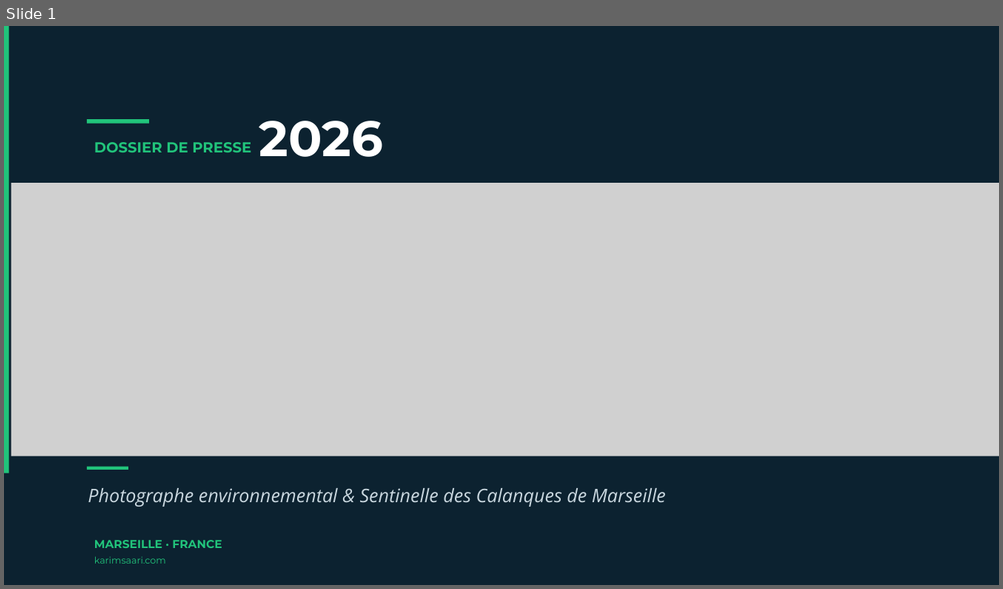
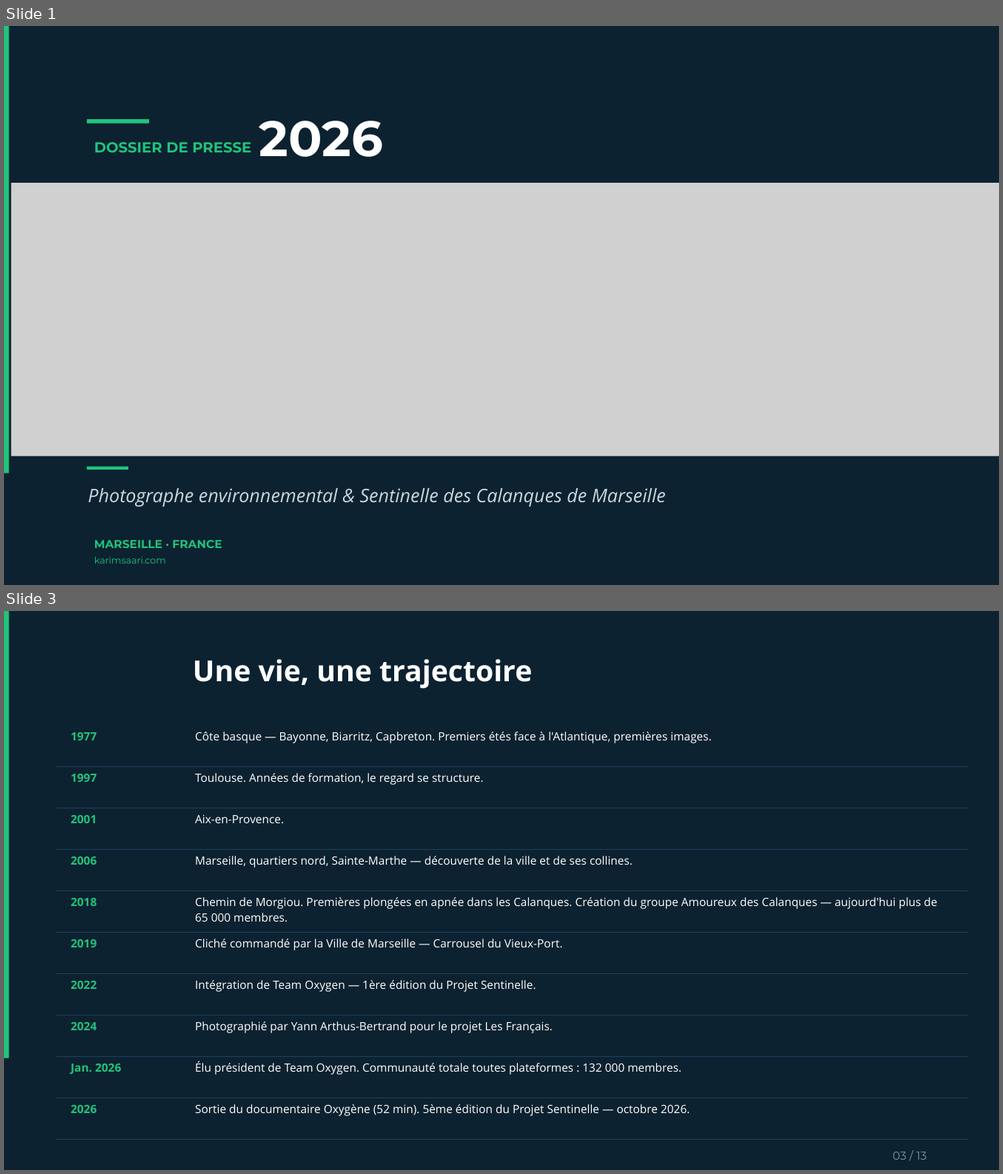
Before and after one commit to karimsaari-data/dark_massilia, a slide deck: public/assets/Dossier_presse_karim-saari-dark-massilia-marseille.pptx. Shown one above the other, each under a label of ours: slide 1 before the commit, slides 1 and 3 after it; the slides between them are not shown. The pictures are 1003x589 and 1003x1174 pixels, drawn with LibreOffice and Linux fonts; fonts in the diff are those of the drawing; grey boxes stand for pictures. Boxes give left, top, right and bottom in pixels: in the first picture for what was removed or moved away, otherwise in the second. Text is boxed around its words. In the diff, an @@ line names an element or a change of style, - is before the commit and + after.

```diff
--- a/public/assets/Dossier_presse_karim-saari-dark-massilia-marseille.pptx
+++ b/public/assets/Dossier_presse_karim-saari-dark-massilia-marseille.pptx
@@ slide 3 added at <box>4,611,999,1170</box>, background #0C2230; not listed: 1 template element that a slide beside it also shows @@
@@ text added at <box>193,659,532,689</box>, 28 pt, text #FFFFFF, bold @@
+Une vie, une trajectoire
@@ table added at <box>56,725,968,1140</box>, 10 rows, 2 columns @@
+1977 | Côte basque — Bayonne, Biarritz, Capbreton. Premiers étés face à l'Atlantique, premières images.
+1997 | Toulouse. Années de formation, le regard se structure.
+2001 | Aix-en-Provence.
+2006 | Marseille, quartiers nord, Sainte-Marthe — découverte de la ville et de ses collines.
+2018 | Chemin de Morgiou. Premières plongées en apnée dans les Calanques. Création du groupe Amoureux des Calanques — aujourd'hui plus de 65 000 membres.
+2019 | Cliché commandé par la Ville de Marseille — Carrousel du Vieux-Port.
+2022 | Intégration de Team Oxygen — 1ère édition du Projet Sentinelle.
+2024 | Photographié par Yann Arthus-Bertrand pour le projet Les Français.
+Jan. 2026 | Élu président de Team Oxygen. Communauté totale toutes plateformes : 132 000 membres.
+2026 | Sortie du documentaire Oxygène (52 min). 5ème édition du Projet Sentinelle — octobre 2026.
@@ text added at <box>892,1152,926,1160</box>, 11 pt, text #7B95A3 @@
+03 / 13
```
Also in this commit, not shown: 9 slides changed, 1 other slide added, 1 slide removed, 12 other files.
